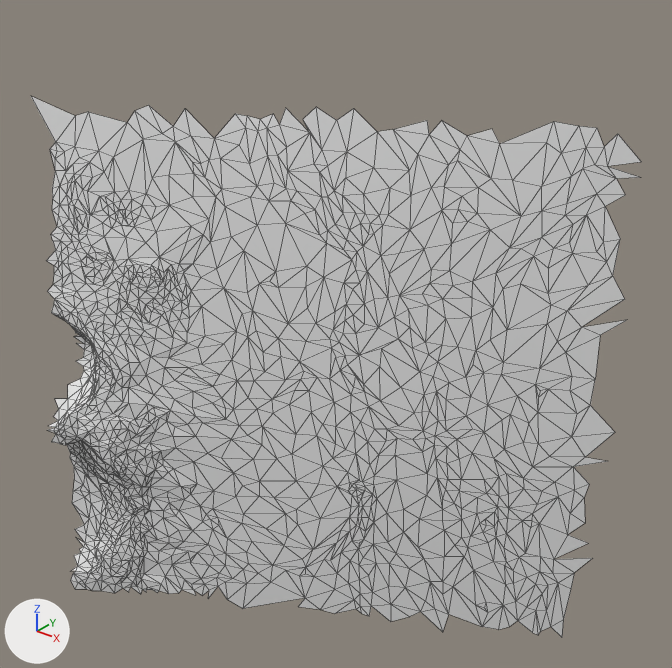
An edit to the glTF model moon small_tiles/tile_179.glb, drawn before and after from the same camera.
Before and after are seen from a 50 mm camera at (18.56, -31.18, 6.86) aimed at (13.61, -25.0, 3.02). The axes (+X, +Y, +Z) are drawn at lower left. The lights are the same throughout. The picture after the commit comes second. Mesh edges are drawn as thin lines. Vertices at exactly the same position are counted once.

The scene before the commit, as lines of its bpy script (objects in view):
```python
me_t179 = bpy.data.meshes.new('t179')
me_t179.from_pydata(...)  # 1446 vertices, 2714 faces; spans x 10.98..15.99, y -26.82..-23.68, z -0.17..5.13
ob_t179 = bpy.data.objects.new('t179', me_t179)
ob_t179.location = (0.0, 0.0, 0.0)
```
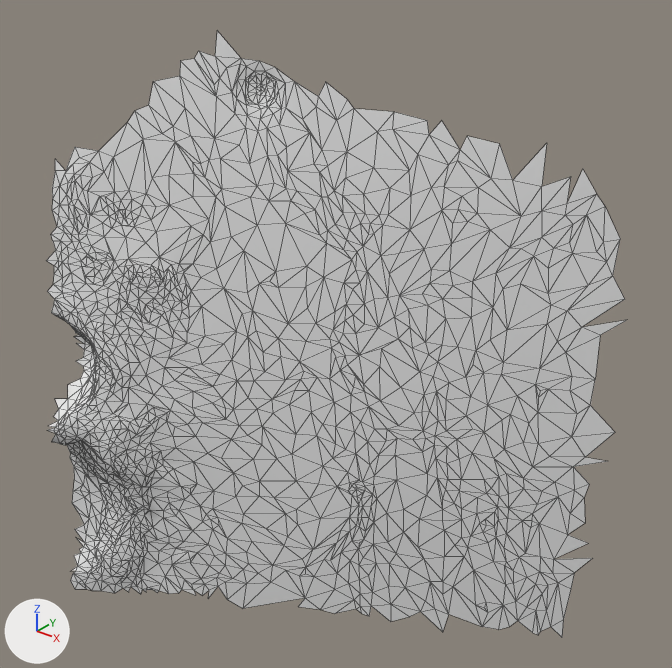
Changed parts and their boxes (x1, y1, x2, y2) in the pictures (672 x 668 px):
't179', reshaped (12% taller)
    before: (31, 96, 641, 637)
    after: (46, 31, 626, 637)
part 1 of me_t179, reshaped
    before: (31, 96, 641, 206)
    after: (149, 31, 427, 138)

The edits, one by one:
me_t179 is used by ob_t179; location (0.0, 0.0, 0.0).
me_t179 had 1446 vertices, 2714 faces and spanned x 10.98..15.99, y -26.82..-23.68, z -0.17..5.13.
me_t179 now has 1492 vertices, 2810 faces and spans x 11.1..15.99, y -26.82..-23.8, z -0.17..5.72.
Part 1, on me_t179:
21 vertices are removed from x 10.98..15.82, y -26.2..-23.68, z 4.49..5.1.
38 faces are deleted.
67 vertices are added at x 12.08..14.0, y -25.65..-24.69, z 5.09..5.72.
134 new faces join them.
